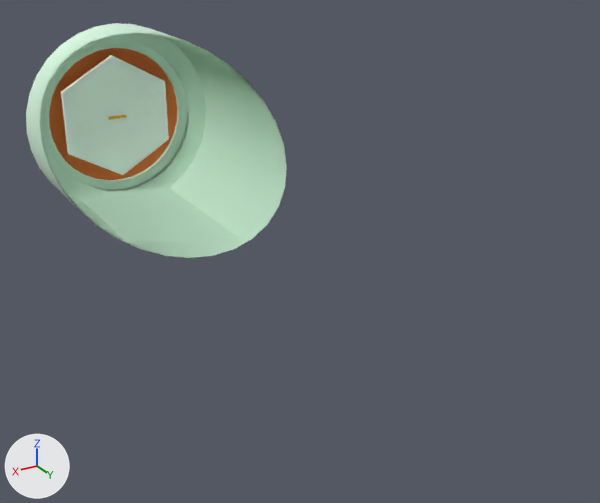
The glTF model Assets/Airlock/Airlock.glb, before and after one commit.
One viewpoint serves both versions: a camera (50 mm lens) standing at (0.58, 0.711, 0.448) and looking at (-0.088, -0.402, -0.108). Lighting does not change. The marker at lower left points along +X, +Y and +Z. Everything nearer to the camera than a plane just in front of the edit is cut away. Objects named as collision shapes, trigger or cutter boxes, shadow casters or lower levels of detail are left out. Where no turn or scale is listed for an object, it has been applied to the vertices.

Names of what the first picture shows: 'AirlockDoor2_Col', 'AirlockDoor_Inside', 'AirlockStructure'.
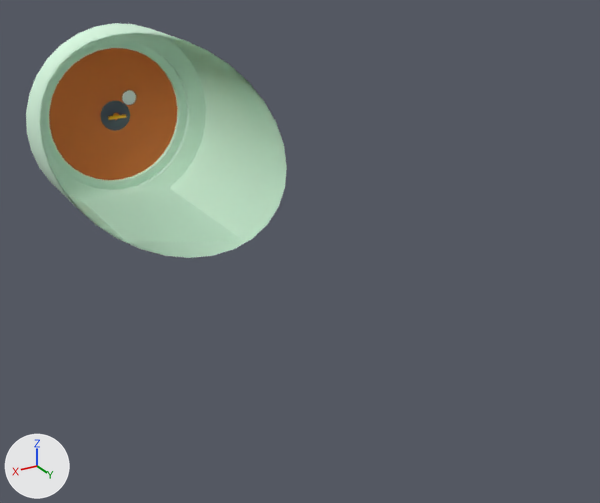
Changed parts and their boxes [x1, y1, x2, y2] in the pictures (600 x 503 px):
'AirlockDoor2_Col', deleted
    before: [61, 55, 169, 175]
'AirlockDoor_Inside', unchanged, uncovered by the edit
    both: [49, 48, 177, 180]

The change, as a list of edits to the scene's bpy script:
```text
Remove ob_airlockdoor2_col:
    ob_airlockdoor2_col = bpy.data.objects.new('AirlockDoor2_Col', me_cylinder_003)
    ob_airlockdoor2_col.location = (0.159, -1.057, 0.0)
```
